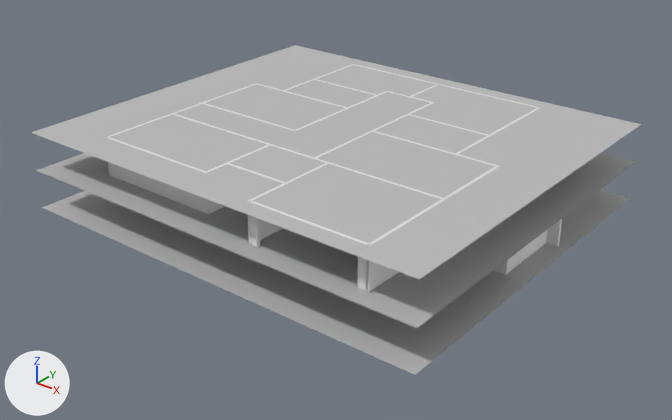
The FBX model Assets/Props/BlockingCasa_07.fbx: old version first, new version second.
Camera for both pictures: a camera (50 mm lens) standing at (42.1, -50.2, 29.0) and looking at (0.6, 1.7, -3.2). The lights are fixed; the arrows at lower left show +X, +Y and +Z. Where no turn or scale is listed for an object, it has been applied to the vertices.

The scene before the commit, as lines of its bpy script (objects in view):
```python
ob_casa = bpy.data.objects.new('casa', me_mesh_049)
ob_casa.location = (0.0, 2.92, -3.22)
ob_casasuelo = bpy.data.objects.new('casasuelo', me_mesh_050)
ob_casasuelo.location = (0.0, 2.92, -3.22)
ob_casasuelo.rotation_euler = (-1.571, 0.0, 0.0)  # degrees (-90, 0, 0)
ob_casasuelo.scale = (0.0, 0.0, 0.0)
ob_sotano = bpy.data.objects.new('sotano', me_mesh_051)
ob_sotano.location = (0.0, 2.92, -3.22)
ob_sotano.rotation_euler = (-1.571, 0.0, 0.0)  # degrees (-90, 0, 0)
ob_sotano.scale = (0.0, 0.0, 0.0)
ob_sotanosuelo = bpy.data.objects.new('sotanosuelo', me_mesh_052)
ob_sotanosuelo.location = (0.0, 2.92, -3.22)
ob_sotanosuelo.rotation_euler = (-1.571, 0.0, 0.0)  # degrees (-90, 0, 0)
ob_sotanosuelo.scale = (0.0, 0.0, 0.0)
ob_techos = bpy.data.objects.new('techos', me_mesh_053)
ob_techos.location = (0.0, 2.92, -3.22)
ob_techos.rotation_euler = (-1.571, 0.0, 0.0)  # degrees (-90, 0, 0)
ob_techos.scale = (0.0, 0.0, 0.0)
# me_mesh_052
# before: 0 (-6679451.0, 0.0, -5052186.0) at pixel (41, 207), 1 (6679451.0, 0.0, -5052186.0) at pixel (415, 375), 2 (-6679451.0, 0.0, 5052186.0), 3 (6679451.0, 0.0, 5052186.0) at pixel (630, 198)
```
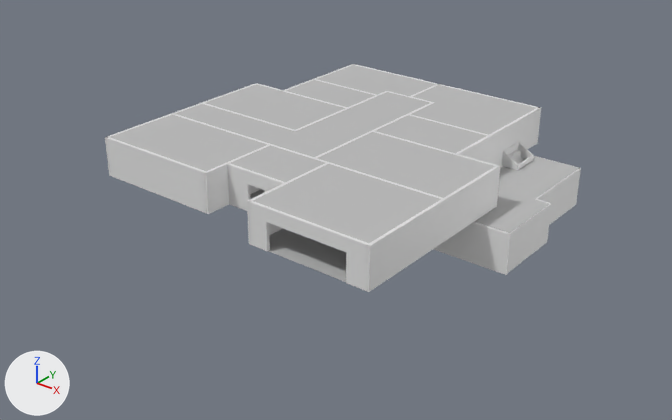
Where the newer file only moved an object's origin or applied its transform, the numbers keep the older frame.

The change, as a list of edits to the scene's bpy script:
```text
Change me_mesh_050:
    used by ob_casasuelo; location = (0.0, 2.92, -3.22); rotation_euler = (-1.571, 0.0, 0.0), in degrees (-90, 0, 0); scale = (0.0, 0.0, 0.0)
    remove me_mesh_050.from_pydata(...)  # 12 vertices, 3 faces; spans x -6679450.0..6679450.0, y -1202507.0, z -5052186.0..5052186.0
    add me_mesh_050.from_pydata(...)  # 36 vertices, 21 faces; spans x -46942.0..49996.0, y -45589.0..45666.0, z -12082.0
    me_mesh_050 part 2: 12 vertices removed from x -6679450.0..6679450.0, y -1202507.0, z -5052186.0..5052186.0; 36 vertices added at x -46942.0..49996.0, y -45589.0..45666.0, z -12082.0
Change me_mesh_049:
    where me_mesh_049.from_pydata(...)  # 442 vertices, 277 faces; spans x -12.7..13.4, y -14.1..14.1, z 3.2..6.4
    me_mesh_049 part 3: 171 of 442 vertices moved; they spanned x -11.7..12.6, y -14.1..13.4, z 3.2..6.4 and now span x -11.5..11.7, y -14.1..13.2, z 3.2..6.4; mean shift (0.0, 0.0, 0.0); largest move (4.3, -13.8, 6.4) -> (5.2, -13.8, 6.4)
Change me_mesh_052:
    where me_mesh_052.from_pydata(...)  # 4 vertices, 1 face; spans x -6679451.0..6679451.0, y 0.0, z -5052186.0..5052186.0
    used by ob_sotanosuelo; location = (0.0, 2.92, -3.22); rotation_euler = (-1.571, 0.0, 0.0), in degrees (-90, 0, 0); scale = (0.0, 0.0, 0.0)
    verts and faces of me_mesh_052; kept vertices keep their numbers, new ones are numbered from 4
    me_mesh_052 part 1
    add delete_vertices([*range(0, 4)])  # with the faces that use them
Change me_mesh_053:
    used by ob_techos; location = (0.0, 2.92, -3.22); rotation_euler = (-1.571, 0.0, 0.0), in degrees (-90, 0, 0); scale = (0.0, 0.0, 0.0)
    remove me_mesh_053.from_pydata(...)  # 16 vertices, 4 faces; spans x -6679450.0..6679450.0, y -2379990.0..-1184987.0, z -5052186.0..5052186.0
    add me_mesh_053.from_pydata(...)  # 47 vertices, 27 faces; spans x -46942.0..60269.0, y -45589.0..45666.0, z -23800.0..-11850.0
    me_mesh_053 part 4: 16 vertices removed from x -6679450.0..6679450.0, y -2379990.0..-1184987.0, z -5052186.0..5052186.0; 47 vertices added at x -46942.0..60269.0, y -45589.0..45666.0, z -23800.0..-11850.0
Change me_mesh_051:
    where me_mesh_051.from_pydata(...)  # 100 vertices, 76 faces; spans x 854845.0..6394836.0, y -1457382.0..263830.0, z -622792.0..3810342.0
    used by ob_sotano; location = (0.0, 2.92, -3.22); rotation_euler = (-1.571, 0.0, 0.0), in degrees (-90, 0, 0); scale = (0.0, 0.0, 0.0)
    me_mesh_051 part 5: a new loose piece, a box spanning x 55142.0..56034.0, y -37844.0..-12717.0, z -11759.0..-32.0, in mat_material (its picture is missing)
    me_mesh_051 part 6: the loose piece of 8 vertices spanning x 3280305.0..6066704.0, y -1175874.0..-3186.0, z -622792.0..-544646.0 is turned 90 degrees about the x axis through the mesh origin and scaled by 0.01
    me_mesh_051 part 7: the loose piece of 8 vertices spanning x 5956787.0..6046000.0, y -1175874.0..-3186.0, z -613851.0..1332138.0 is turned 90 degrees about the x axis through the mesh origin and scaled by 0.01
    me_mesh_051 part 8: the loose piece of 8 vertices spanning x 3760838.0..3883365.0, y -1457382.0..-10513.0, z 2826723.0..3351376.0 is turned 90 degrees about the x axis through the mesh origin and scaled by 0.01
    me_mesh_051 part 9: a new loose piece, a box spanning x 55922.0..60460.0, y -14084.0..-13302.0, z -11742.0..-15.0, in mat_material (its picture is missing)
    me_mesh_051 part 10: the loose piece of 8 vertices spanning x 5592174.0..6394836.0, y -1174190.0..-1502.0, z 1330221.0..1408366.0 is deleted
Change ob_casasuelo:
    ob_casasuelo.rotation_euler: (-1.571, 0.0, 0.0) -> (-3.142, 0.0, 0.0)  # degrees (-90, 0, 0) -> degrees (-180, 0, 0)
    ob_casasuelo.scale: (0.0, 0.0, 0.0) -> (0.000268, 0.000306, 0.000268)
Change ob_sotanosuelo:
    ob_sotanosuelo.rotation_euler: (-1.571, 0.0, 0.0) -> (-3.142, 0.0, 0.0)  # degrees (-90, 0, 0) -> degrees (-180, 0, 0)
    ob_sotanosuelo.scale: (0.0, 0.0, 0.0) -> (0.000268, 0.000306, 0.000268)
Change ob_techos:
    ob_techos.rotation_euler: (-1.571, 0.0, 0.0) -> (-3.142, 0.0, 0.0)  # degrees (-90, 0, 0) -> degrees (-180, 0, 0)
    ob_techos.scale: (0.0, 0.0, 0.0) -> (0.000268, 0.000306, 0.000268)
Change ob_sotano:
    ob_sotano.rotation_euler: (-1.571, 0.0, 0.0) -> (-3.142, 0.0, 0.0)  # degrees (-90, 0, 0) -> degrees (-180, 0, 0)
    ob_sotano.scale: (0.0, 0.0, 0.0) -> (0.000268, 0.000306, 0.000268)
```

Where the change shows, as pixel boxes [x1, y1, x2, y2] in the pictures (672 x 420 px; the box of a moved part takes in the faces that stretch with it):
'techos', reshaped, turned, rescaled
    before: [31, 45, 641, 329]
    after: [110, 65, 579, 243]
'sotanosuelo', reshaped, turned, rescaled (not visible afterwards)
    before: [42, 190, 630, 375]
'casasuelo', reshaped, turned, rescaled
    before: [36, 153, 636, 328]
    after: [250, 189, 346, 282]
'sotano', reshaped, turned, rescaled
    before: [494, 219, 562, 275]
    after: [434, 150, 581, 275]
part 3 of me_mesh_049, moved or reshaped
    before: [172, 83, 435, 292]
    after: [171, 83, 435, 291]
part 5 of me_mesh_051, added
    after: [535, 168, 581, 225]
part 6 of me_mesh_051, moved or reshaped
    before: [494, 259, 509, 275]
    after: [434, 222, 512, 275]
part 7 of me_mesh_051, moved or reshaped
    before: [508, 230, 547, 272]
    after: [507, 204, 550, 272]
part 8 of me_mesh_051, moved or reshaped (not visible before)
    after: [507, 150, 521, 171]
part 9 of me_mesh_051, added
    after: [537, 199, 552, 243]
part 10 of me_mesh_051, deleted
    before: [546, 219, 562, 247]
